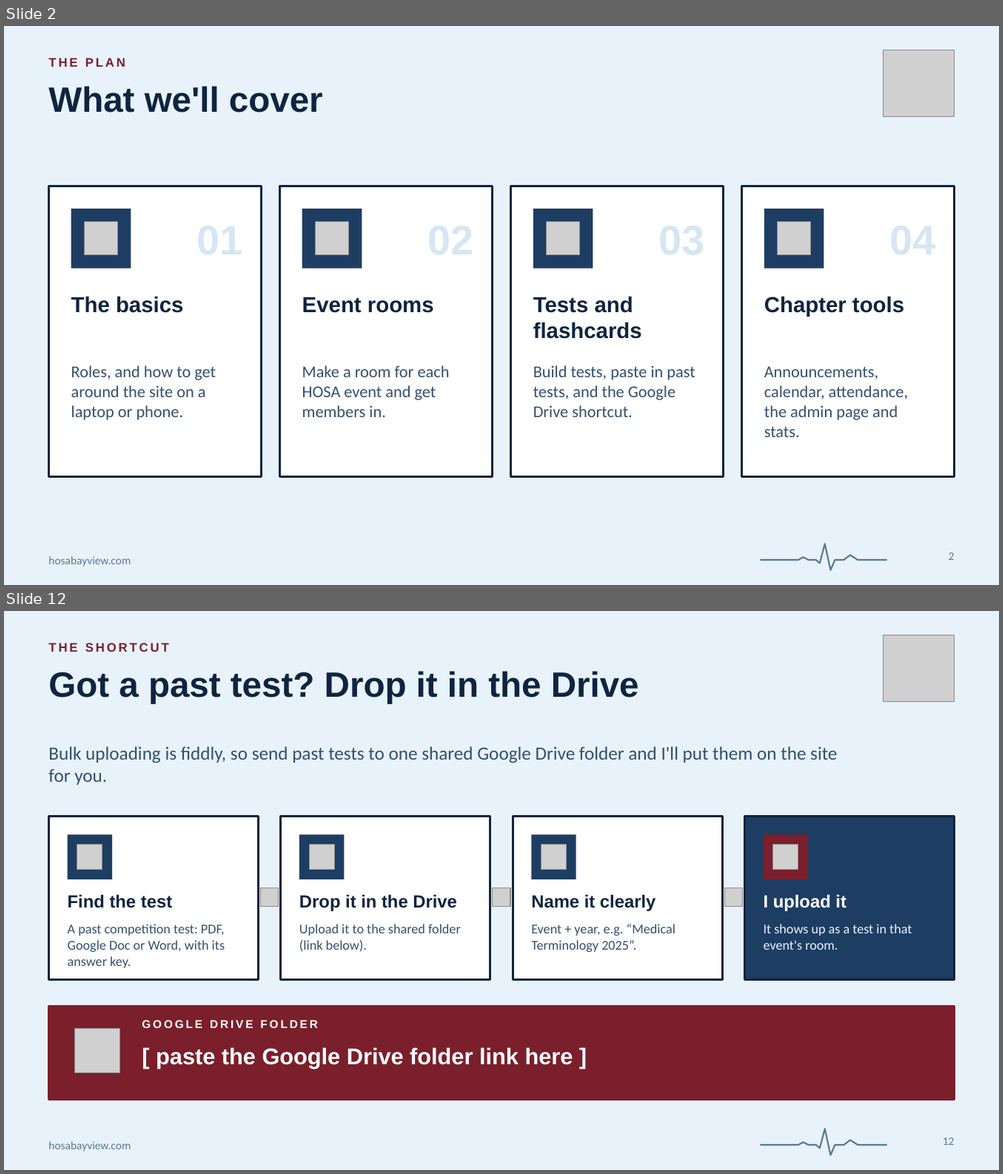
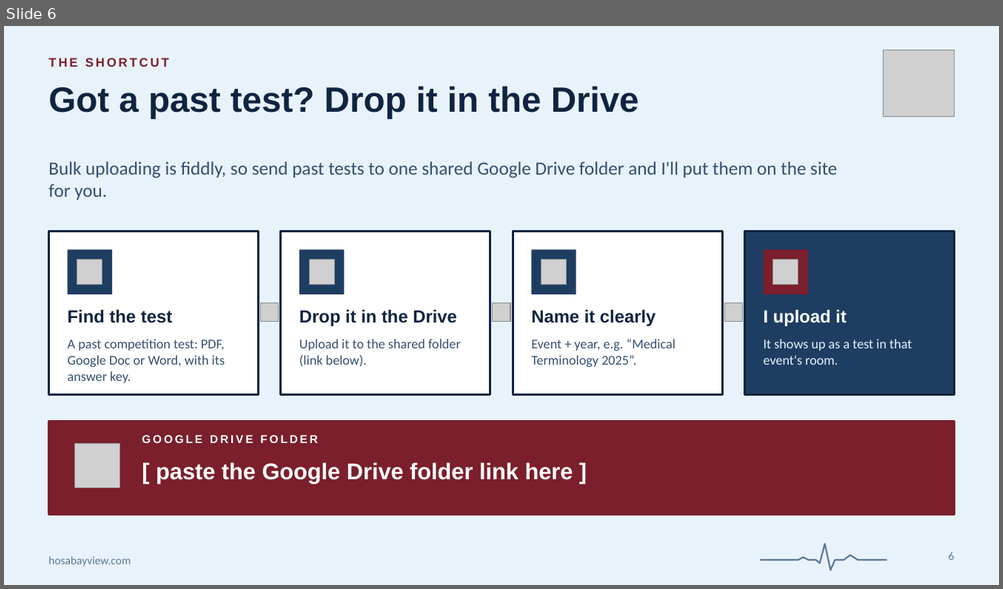
Before and after one commit to claudeforeveryone/hosa-bayview, a slide deck: docs/presentations/hosa-bayview-admin-guide.pptx. Shown one above the other, each under a label of ours: slides 2 and 12 before the commit, slide 6 after it; the slides between them are not shown. The pictures are 1003x1174 and 1003x589 pixels, drawn with LibreOffice and Linux fonts; fonts in the diff are those of the drawing; grey boxes stand for pictures. Boxes give left, top, right and bottom in pixels: in the first picture for what was removed or moved away, otherwise in the second. Text is boxed around its words. In the diff, an @@ line names an element or a change of style, - is before the commit and + after.

```diff
--- a/docs/presentations/hosa-bayview-admin-guide.pptx
+++ b/docs/presentations/hosa-bayview-admin-guide.pptx
@@ slide 2 removed at bbox=[4, 26, 999, 585], background #E8F2FA; not listed: 1 template element that a slide beside it also shows @@
@@ text removed at bbox=[48, 58, 125, 67] @@
-THE PLAN
@@ picture removed at bbox=[883, 50, 954, 116] @@
@@ title removed at bbox=[48, 86, 323, 113] @@
-What we'll cover
@@ rectangle removed at bbox=[48, 187, 262, 477] @@
@@ rectangle removed at bbox=[280, 187, 492, 477] @@
@@ rectangle removed at bbox=[511, 187, 723, 477] @@
@@ rectangle removed at bbox=[742, 187, 955, 477] @@
@@ rectangle removed at bbox=[71, 209, 131, 269] @@
@@ picture removed at bbox=[85, 222, 118, 256] @@
@@ rectangle removed at bbox=[302, 209, 362, 269] @@
@@ picture removed at bbox=[315, 222, 349, 256] @@
@@ rectangle removed at bbox=[533, 209, 593, 269] @@
@@ picture removed at bbox=[546, 222, 580, 256] @@
@@ rectangle removed at bbox=[764, 209, 824, 269] @@
@@ picture removed at bbox=[777, 222, 811, 256] @@
@@ text removed at bbox=[71, 296, 183, 313] @@
-The basics
@@ text removed at bbox=[302, 297, 434, 313] @@
-Event rooms
@@ text removed at bbox=[533, 296, 642, 339] @@
-Tests and flashcards
@@ text removed at bbox=[764, 296, 904, 317] @@
-Chapter tools
@@ text removed at bbox=[71, 366, 216, 420] @@
-Roles, and how to get around the site on a laptop or phone.
@@ text removed at bbox=[302, 366, 449, 417] @@
-Make a room for each HOSA event and get members in.
@@ text removed at bbox=[533, 366, 694, 417] @@
-Build tests, paste in past tests, and the Google Drive shortcut.
@@ text removed at bbox=[764, 366, 908, 437] @@
-Announcements, calendar, attendance, the admin page and stats.
@@ freeform shape removed at bbox=[760, 544, 887, 571] @@
@@ page number removed at bbox=[948, 553, 954, 560] @@
-2
@@ what was slide 12 is now slide 6 @@
@@ page number at bbox=[948, 552, 954, 560]: text changed @@
-12
+6
```
Also in this commit, not shown: 5 slides changed, 5 slides added, 16 other slides removed, 3 other files.
